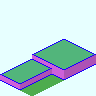
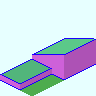
Before/after of a (96, 96) layered artwork. What changed in the layer stack:
painted on "Base_Plate_1x2-W.png" over (34, 38, 96, 70)
